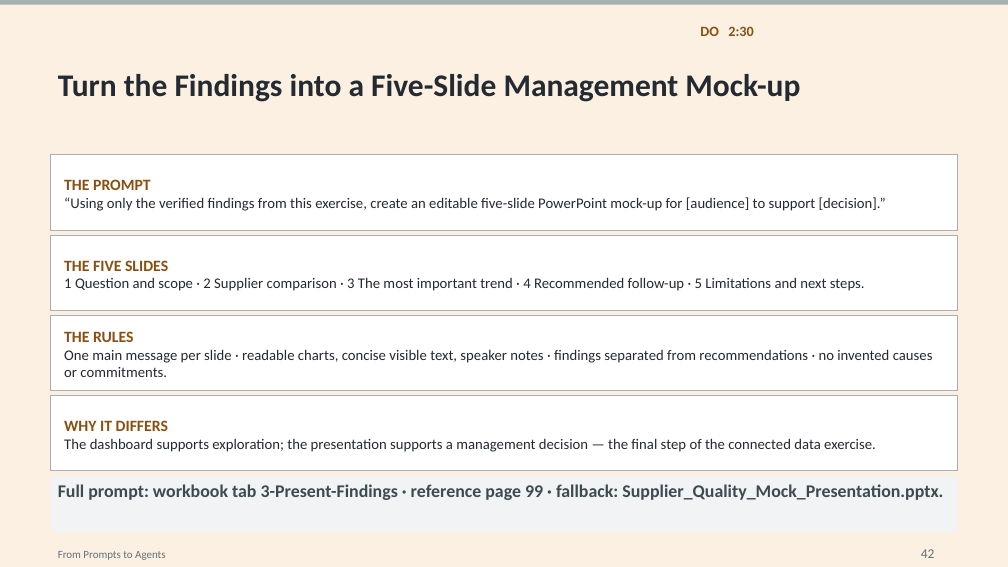
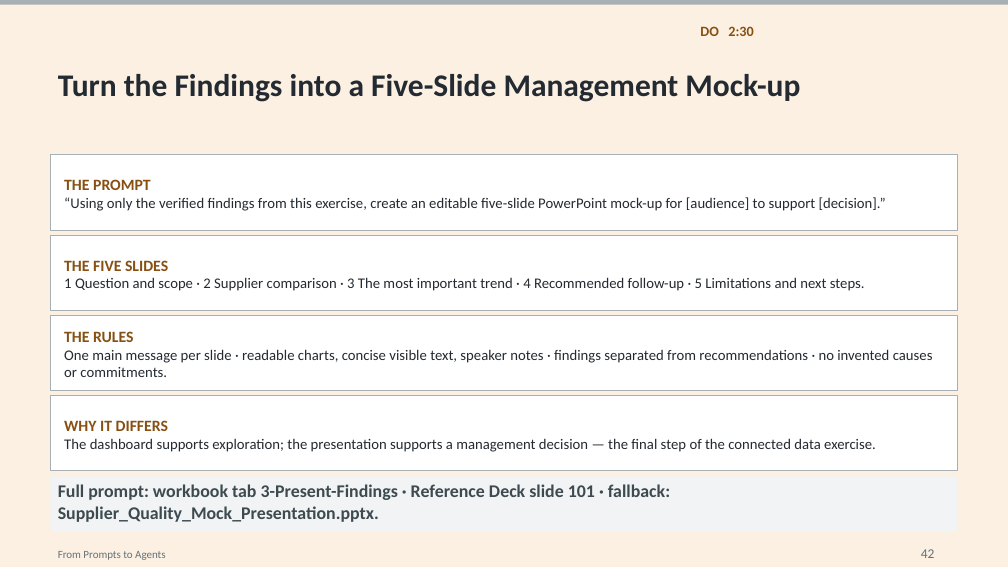
Before and after one commit to naviero1/Claude-Works, a slide deck: slide 42 of ai-training-prompt-engineering/deliverables/First package/From_Prompts_to_Agents_Facilitated_Final_0918.pptx. Drawn at 1008x567 pixels with LibreOffice and Linux fonts; fonts in the diff are those of the drawing. Boxes give left, top, right and bottom in pixels: in the first picture for what was removed or moved away, otherwise in the second. Text is boxed around its words. In the diff, an @@ line names an element or a change of style, - is before the commit and + after.

```diff
--- a/ai-training-prompt-engineering/deliverables/First package/From_Prompts_to_Agents_Facilitated_Final_0918.pptx
+++ b/ai-training-prompt-engineering/deliverables/First package/From_Prompts_to_Agents_Facilitated_Final_0918.pptx
@@ text in rectangle at (x1=58, y1=484, x2=670, y2=522): text changed @@
-Full prompt: workbook tab 3-Present-Findings · reference page 99 · fallback: Supplier_Quality_Mock_Presentation.pptx.
+Full prompt: workbook tab 3-Present-Findings · Reference Deck slide 101 · fallback: Supplier_Quality_Mock_Presentation.pptx.
```
Also in this commit, not shown: 41 other slides changed, 19 other files.
